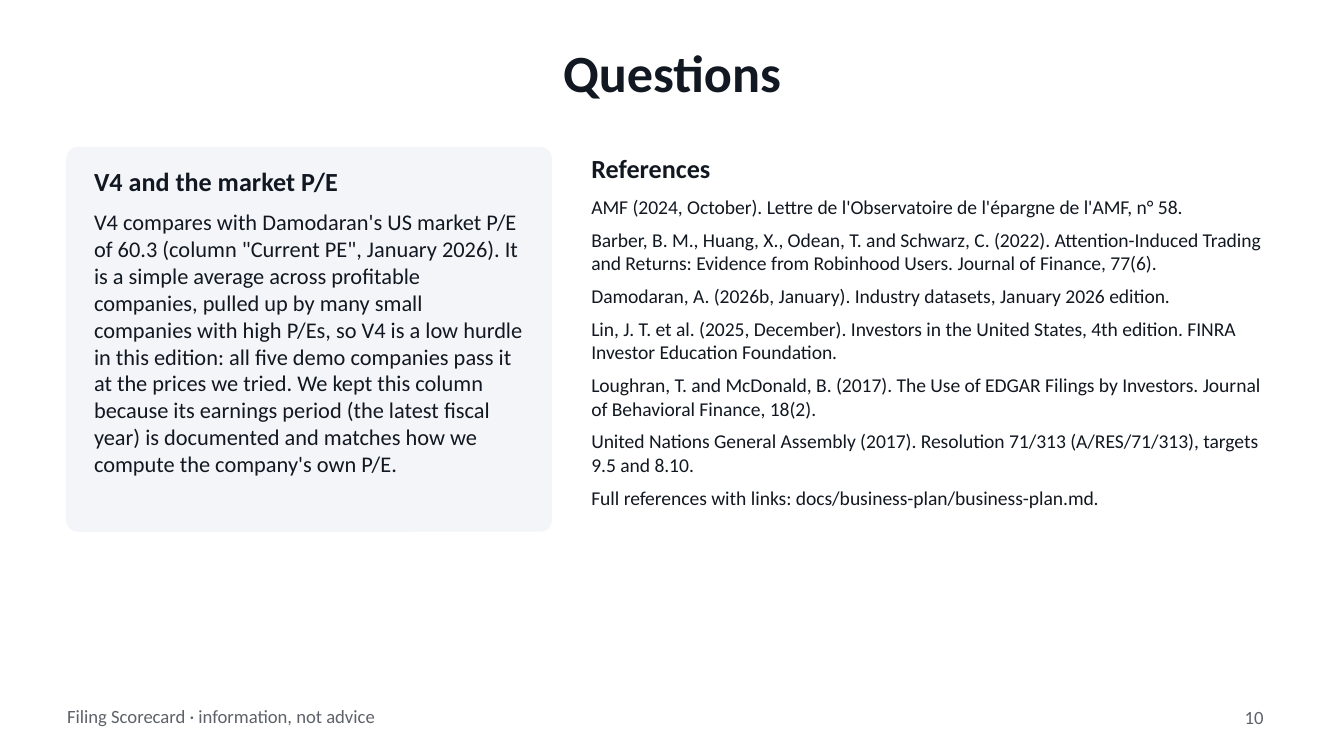
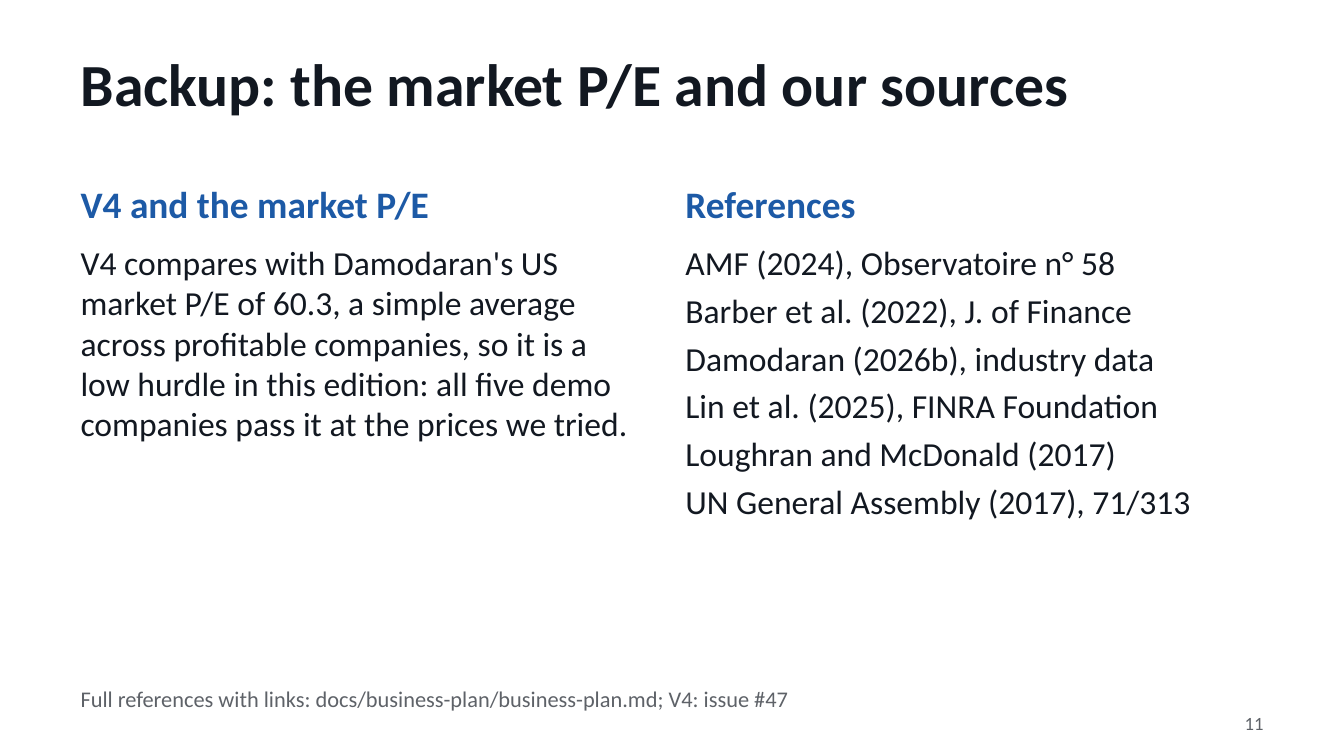
Before and after one commit to BossToGo/filing-scorecard, a slide deck: slide 11 of docs/slides/filing-scorecard.pptx (slide 10 before the commit). Drawn at 1344x756 pixels with LibreOffice and Linux fonts; fonts in the diff are those of the drawing. Boxes give left, top, right and bottom in pixels: in the first picture for what was removed or moved away, otherwise in the second. Text is boxed around its words. In the diff, an @@ line names an element or a change of style, - is before the commit and + after.

```diff
--- a/docs/slides/filing-scorecard.pptx
+++ b/docs/slides/filing-scorecard.pptx
@@ title removed at (563, 55, 781, 99) @@
-Questions
@@ title added at (81, 64, 1068, 116), 32 pt, text #121821, bold @@
+Backup: the market P/E and our sources
@@ rounded rectangle removed at (67, 148, 551, 531) @@
@@ text "V4 and the market P/E": place and size @@
-text "V4 and the market P/E" at (94, 172, 338, 193)
+text "V4 and the market P/E" at (81, 191, 429, 220)
@@ text "V4 and the market P/E" at (81, 191, 429, 220): size 14 to 20 pt, text colour #121821 to #1D5AA6; vertical alignment middle to top @@
@@ text "References" at (685, 192, 855, 219): size 14 to 20 pt, text colour #121821 to #1D5AA6; vertical alignment middle to top @@
@@ text "References": place and size @@
-text "References" at (591, 160, 710, 178)
+text "References" at (685, 192, 855, 219)
@@ text at (81, 251, 627, 442): text changed; size 12 to 18 pt @@
-V4 compares with Damodaran's US market P/E of 60.3 (column "Current PE", January 2026). It is a simple average across profitable companies, pulled up by many small companies with high P/Es, so V4 is a low hurdle in this edition: all five demo companies pass it at the prices we tried. We kept this column because its earnings period (the latest fiscal year) is documented and matches how we compute the company's own P/E.
+V4 compares with Damodaran's US market P/E of 60.3, a simple average across profitable companies, so it is a low hurdle in this edition: all five demo companies pass it at the prices we tried.
@@ text at (685, 250, 1190, 520): text changed; size 10.5 to 18 pt @@
-AMF (2024, October). Lettre de l'Observatoire de l'épargne de l'AMF, n° 58.
-Barber, B. M., Huang, X., Odean, T. and Schwarz, C. (2022). Attention-Induced Trading and Returns: Evidence from Robinhood Users. Journal of Finance, 77(6).
-Damodaran, A. (2026b, January). Industry datasets, January 2026 edition.
-Lin, J. T. et al. (2025, December). Investors in the United States, 4th edition. FINRA Investor Education Foundation.
-Loughran, T. and McDonald, B. (2017). The Use of EDGAR Filings by Investors. Journal of Behavioral Finance, 18(2).
-United Nations General Assembly (2017). Resolution 71/313 (A/RES/71/313), targets 9.5 and 8.10.
-Full references with links: docs/business-plan/business-plan.md.
+AMF (2024), Observatoire n° 58
+Barber et al. (2022), J. of Finance
+Damodaran (2026b), industry data
+Lin et al. (2025), FINRA Foundation
+Loughran and McDonald (2017)
+UN General Assembly (2017), 71/313
@@ text removed at (67, 710, 374, 726) @@
-Filing Scorecard · information, not advice
@@ text added at (81, 691, 788, 711), 12 pt, text #5E6268 @@
+Full references with links: docs/business-plan/business-plan.md; V4: issue #47
@@ page number removed at (1245, 712, 1264, 724) @@
-10
@@ page number added at (1245, 718, 1264, 730), 10 pt, text #5E6268 @@
+11
```
Also in this commit, not shown: 4 other slides changed, 6 slides added, 5 slides removed, 3 other files.
